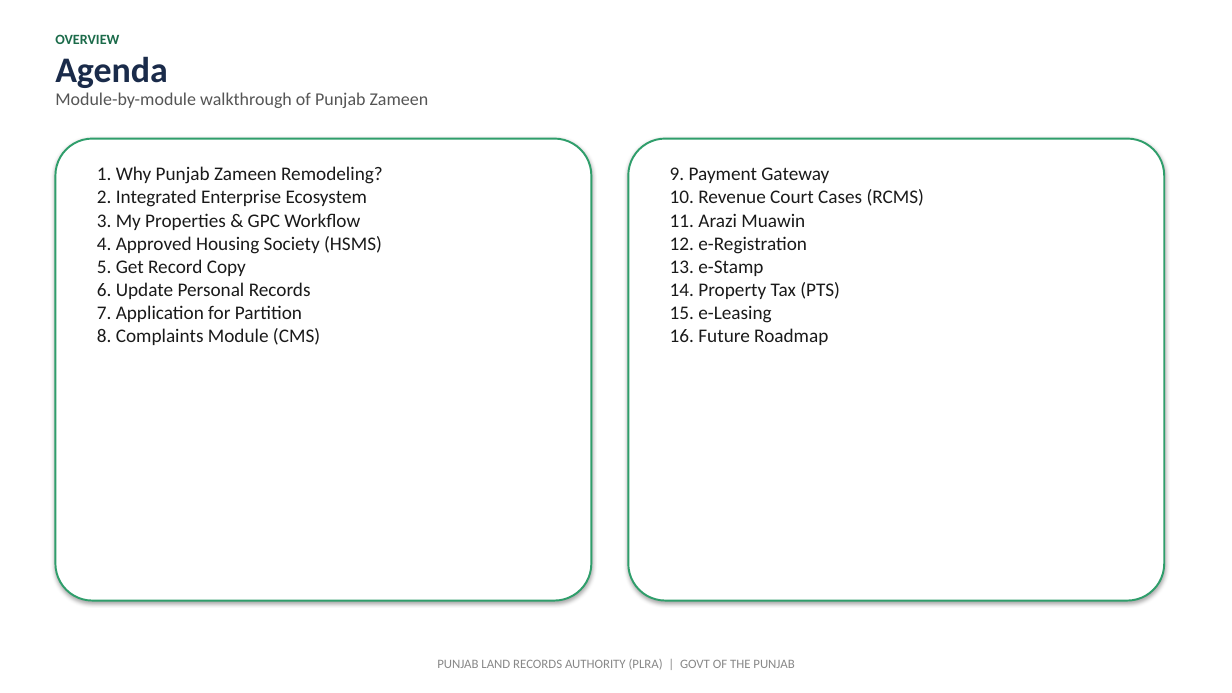
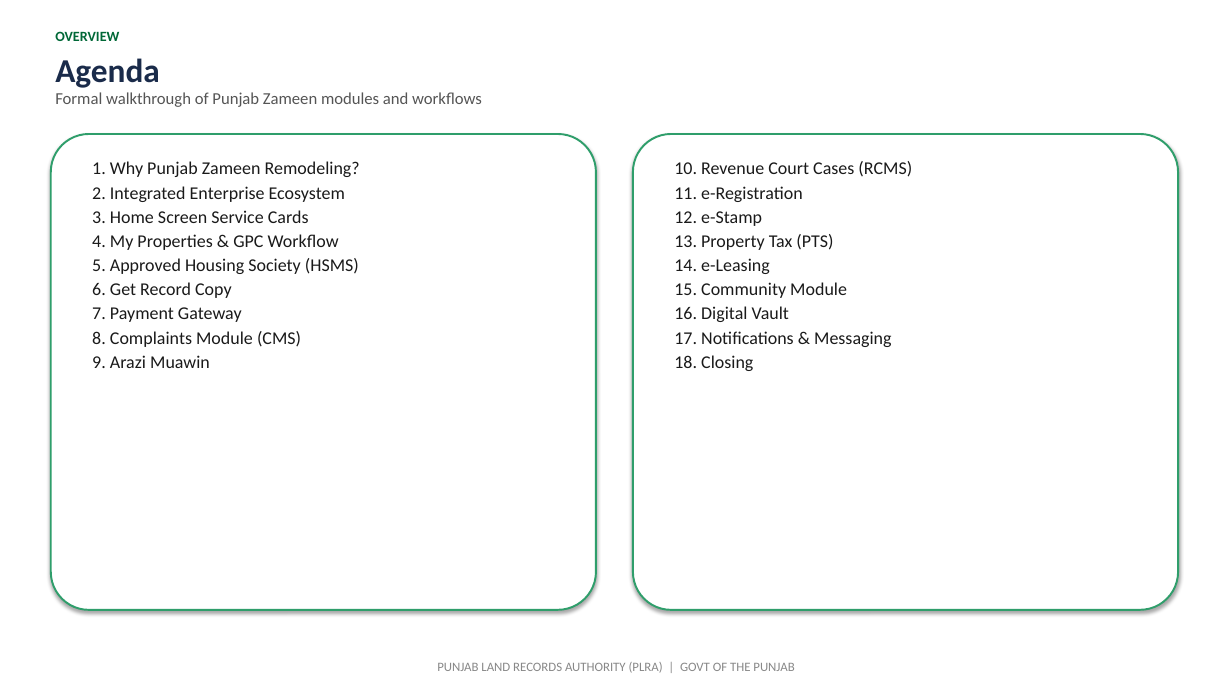
Before and after one commit to GulraizAhmed/GulraizAhmed, a slide deck: slide 2 of Punjab_Zameen_Application.pptx. Drawn at 1232x693 pixels with LibreOffice and Linux fonts; fonts in the diff are those of the drawing. Boxes give left, top, right and bottom in pixels: in the first picture for what was removed or moved away, otherwise in the second. Text is boxed around its words. In the diff, an @@ line names an element or a change of style, - is before the commit and + after.

```diff
--- a/Punjab_Zameen_Application.pptx
+++ b/Punjab_Zameen_Application.pptx
@@ text "OVERVIEW" at (x1=55, y1=31, x2=119, y2=41): text colour #1B6B4A to #006837; more space between paragraphs @@
@@ text "Agenda" at (x1=55, y1=58, x2=160, y2=88): size 28 to 26 pt; more space between paragraphs @@
@@ text at (x1=55, y1=92, x2=482, y2=107): text changed; size 14 to 13 pt @@
-Module-by-module walkthrough of Punjab Zameen
+Formal walkthrough of Punjab Zameen modules and workflows
@@ rounded rectangle resized from (x1=55, y1=139, x2=592, y2=601) to (x1=51, y1=134, x2=596, y2=610) @@
@@ rounded rectangle resized from (x1=628, y1=139, x2=1165, y2=601) to (x1=633, y1=134, x2=1178, y2=610) @@
@@ text at (x1=92, y1=161, x2=360, y2=347): size 15 to 14 pt in "1. Why Punjab Zameen Remodeling?", "2. Integrated Enterprise Ecosystem", "8. Complaints Module (CMS)"; more space between paragraphs @@
@@ text at (x1=670, y1=167, x2=829, y2=183): paragraph removed @@
-9. Payment Gateway
@@ text at (x1=674, y1=161, x2=912, y2=177): size 15 to 14 pt in "10. Revenue Court Cases (RCMS)"; more space between paragraphs @@
@@ text at (x1=674, y1=186, x2=892, y2=371): text changed; size 15 to 14 pt @@
-11. Arazi Muawin
-12. e-Registration
-13. e-Stamp
-14. Property Tax (PTS)
-15. e-Leasing
-16. Future Roadmap
+11. e-Registration
+12. e-Stamp
+13. Property Tax (PTS)
+14. e-Leasing
+15. Community Module
+16. Digital Vault
+17. Notifications & Messaging
+18. Closing
@@ text at (x1=92, y1=210, x2=359, y2=322): text changed; size 15 to 14 pt @@
-3. My Properties & GPC Workflow
-4. Approved Housing Society (HSMS)
-5. Get Record Copy
-6. Update Personal Records
-7. Application for Partition
+3. Home Screen Service Cards
+4. My Properties & GPC Workflow
+5. Approved Housing Society (HSMS)
+6. Get Record Copy
+7. Payment Gateway
@@ text at (x1=92, y1=355, x2=210, y2=368): paragraph added @@
+9. Arazi Muawin
@@ text "PUNJAB LAND RECORDS AUTHORITY (PLRA) ..." at (x1=437, y1=662, x2=794, y2=673): more space between paragraphs @@
```
Also in this commit, not shown: 16 other slides changed, 7 slides added, 7 slides removed, 2 other files.
